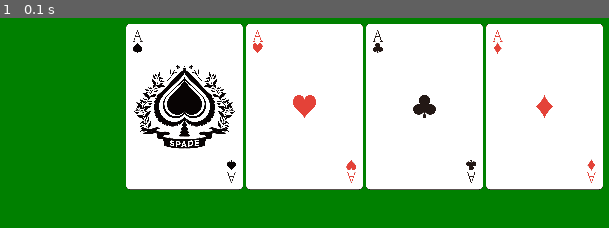
Above: before the commit, frame 1.
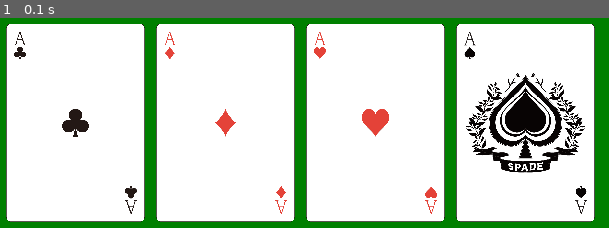
Above: after the commit, the same moment.

Repository: kaseyuina/pygame_test
Game: pygame game, started from pygame_test.py
Same seed, same stepped clock (60 frames per second), same inputs: the game is played once before the commit and once after it.
Inputs:
- Up to frame 1 (0.1 s): no input

The runs differ from the first frame. In frame 1, 45% of the frame differs, in the area x 0-100%, y 2-98%.

Commit message:
Changed a logic to read the whole dir

Diff:
--- a/pygame_test.py
+++ b/pygame_test.py
@@ -1,4 +1,5 @@
 import pygame
+import os
 
 # Initialization
 pygame.init()
@@ -9,20 +10,34 @@
 screen = pygame.display.set_mode((SCREEN_WIDTH, SCREEN_HEIGHT))
 pygame.display.set_caption("Test Game")
 
-# Reading image file
-# card_back_image = pygame.image.load("card_back.png")
-card_1_image = pygame.image.load(".\images\A of Spade.png")
-card_2_image = pygame.image.load(".\images\A of Heart.png")
-card_3_image = pygame.image.load(".\images\A of Club.png")
-card_4_image = pygame.image.load(".\images\A of Diamond.png")
-image1_width, image1_height = card_1_image.get_size()
-image2_width, image2_height = card_2_image.get_size()
-image3_width, image3_height = card_3_image.get_size()
-image4_width, image4_height = card_4_image.get_size()
-card_1_image = pygame.transform.scale(card_1_image, (image1_width // 6, image1_height // 6))
-card_2_image = pygame.transform.scale(card_2_image, (image2_width // 6, image2_height // 6))
-card_3_image = pygame.transform.scale(card_3_image, (image3_width // 6, image3_height // 6))
-card_4_image = pygame.transform.scale(card_4_image, (image4_width // 6, image4_height // 6))
+# Reading image files and resize
+# reading all images in a specific directory instead of selecting one by one
+image_directory = "images"
+image_size = (140, 200)
+images = {}
+
+for filename in os.listdir(image_directory):
+    if filename.endswith(".png"):
+        path = os.path.join(image_directory, filename)
+        image = pygame.image.load(path)
+        print(image.get_size())
+        image = pygame.transform.scale(image, image_size)
+        images[filename] = image
+        print(images)
+
+# # Reading image file
+# card_1_image = pygame.image.load(".\images\A of Spade.png")
+# card_2_image = pygame.image.load(".\images\A of Heart.png")
+# card_3_image = pygame.image.load(".\images\A of Club.png")
+# card_4_image = pygame.image.load(".\images\A of Diamond.png")
+# image1_width, image1_height = card_1_image.get_size()
+# image2_width, image2_height = card_2_image.get_size()
+# image3_width, image3_height = card_3_image.get_size()
+# image4_width, image4_height = card_4_image.get_size()
+# card_1_image = pygame.transform.scale(card_1_image, (image1_width // 6, image1_height // 6))
+# card_2_image = pygame.transform.scale(card_2_image, (image2_width // 6, image2_height // 6))
+# card_3_image = pygame.transform.scale(card_3_image, (image3_width // 6, image3_height // 6))
+# card_4_image = pygame.transform.scale(card_4_image, (image4_width // 6, image4_height // 6))
 
 # Position and size of spirites
 CARD_WIDTH = 100
@@ -45,12 +60,20 @@
     # Displaying background
     screen.fill((0, 128, 0))
 
-    # Displaying spirites
-    # screen.blit(card_back_image, (CARD_X, CARD_Y))
-    screen.blit(card_1_image, (CARD_X + CARD_WIDTH + CARD_PADDING, CARD_Y))
-    screen.blit(card_2_image, (CARD_X + CARD_WIDTH * 2 + CARD_PADDING * 2, CARD_Y))
-    screen.blit(card_3_image, (CARD_X + CARD_WIDTH * 3 + CARD_PADDING * 3, CARD_Y))
-    screen.blit(card_4_image, (CARD_X + CARD_WIDTH * 4 + CARD_PADDING * 4, CARD_Y))
+    x = 20
+    y = 50
+    for filename, image in images.items():
+        screen.blit(image, (x, y))
+        x += image_size[0] + 10
+        if x > SCREEN_WIDTH:
+            x = 50
+            y += image_size[1] + 10
+
+    # # Displaying spirites
+    # screen.blit(card_1_image, (CARD_X + CARD_WIDTH + CARD_PADDING, CARD_Y))
+    # screen.blit(card_2_image, (CARD_X + CARD_WIDTH * 2 + CARD_PADDING * 2, CARD_Y))
+    # screen.blit(card_3_image, (CARD_X + CARD_WIDTH * 3 + CARD_PADDING * 3, CARD_Y))
+    # screen.blit(card_4_image, (CARD_X + CARD_WIDTH * 4 + CARD_PADDING * 4, CARD_Y))
 
     # Updating screen
     pygame.display.update()
